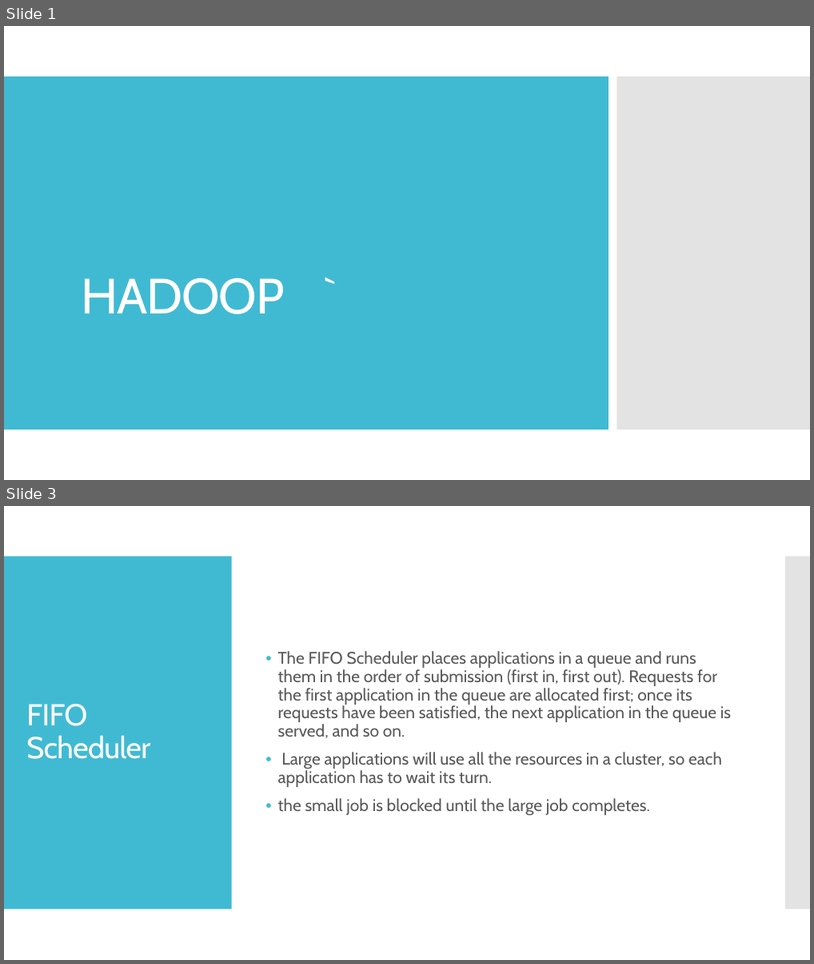
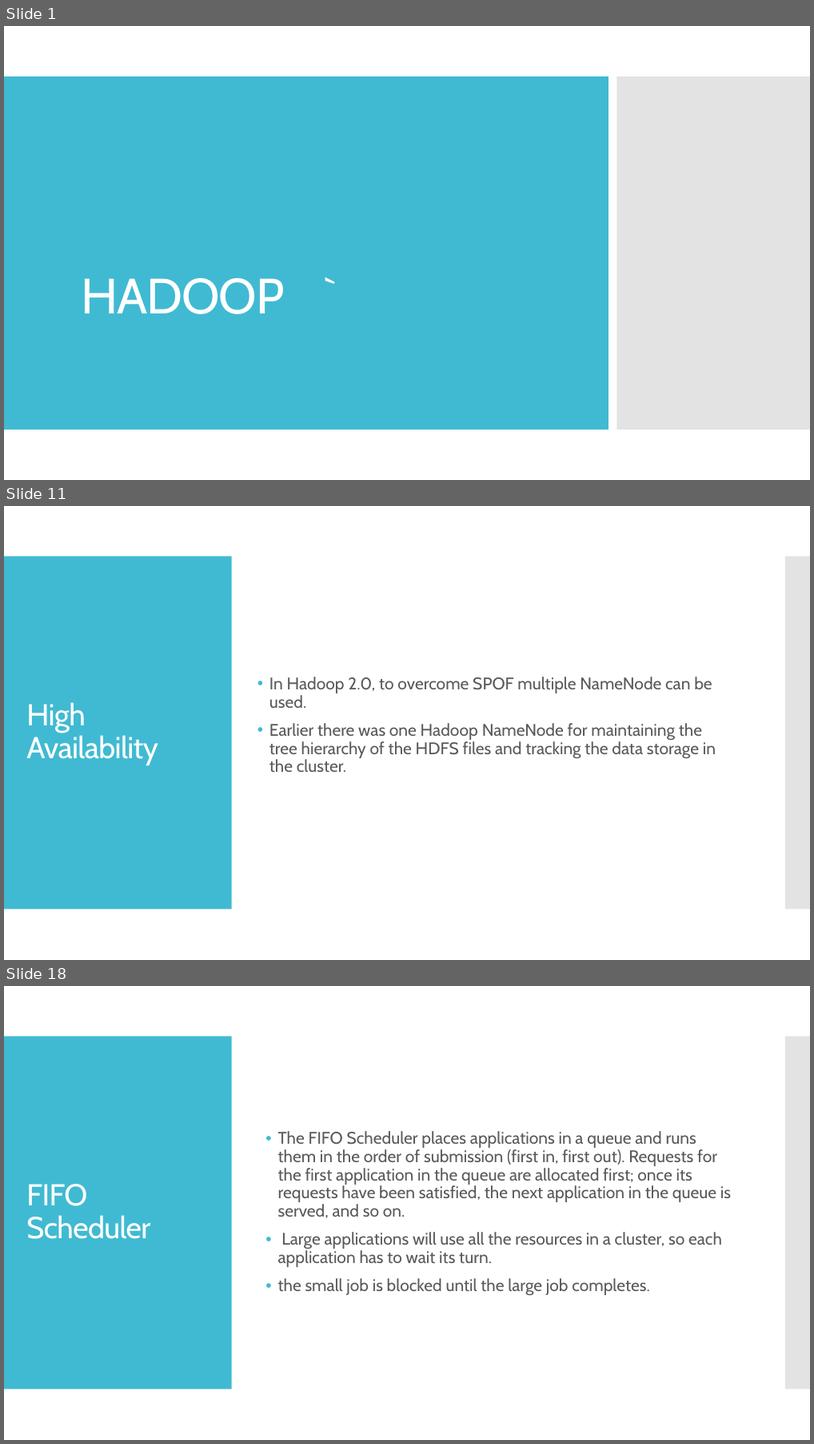
Before and after one commit to ketankk/BDppt, a slide deck: ppt/HADOOP.pptx. Shown one above the other, each under a label of ours: slides 1 and 3 before the commit, slides 1, 11 and 18 after it; the slides between them are not shown. The pictures are 814x964 and 814x1444 pixels, drawn with LibreOffice and Linux fonts; fonts in the diff are those of the drawing. Boxes give left, top, right and bottom in pixels: in the first picture for what was removed or moved away, otherwise in the second. Text is boxed around its words. In the diff, an @@ line names an element or a change of style, - is before the commit and + after.

Commit message:
MapReduce,Hadoop,Spark

```diff
--- a/ppt/HADOOP.pptx
+++ b/ppt/HADOOP.pptx
@@ slide 11 added at (4,506,810,960), background #FFFFFF; not listed: 2 template elements that a slide beside it also shows @@
@@ text added at (270,676,716,772), 20 pt, text #595959 @@
+• In Hadoop 2.0, to overcome SPOF multiple NameNode can be used.
+• Earlier there was one Hadoop NameNode for maintaining the tree hierarchy of the HDFS files and tracking the data storage in the cluster.
@@ title added at (26,702,158,765), 36 pt, text #FFFFFF @@
+High Availability
@@ what was slide 3 is now slide 18 @@
```
Also in this commit, not shown: 2 slides changed, 16 other slides added, 11 other files.
